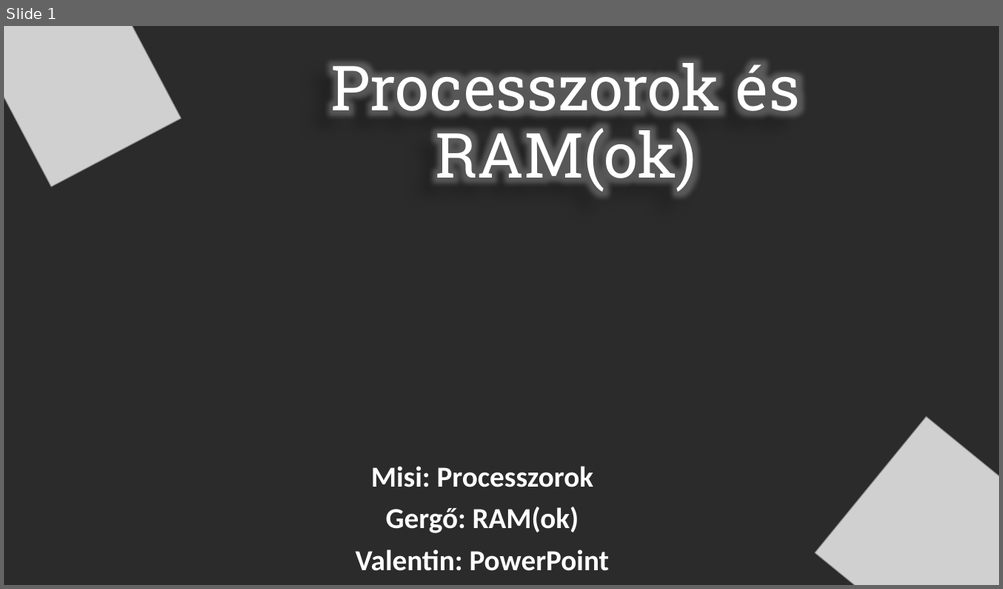
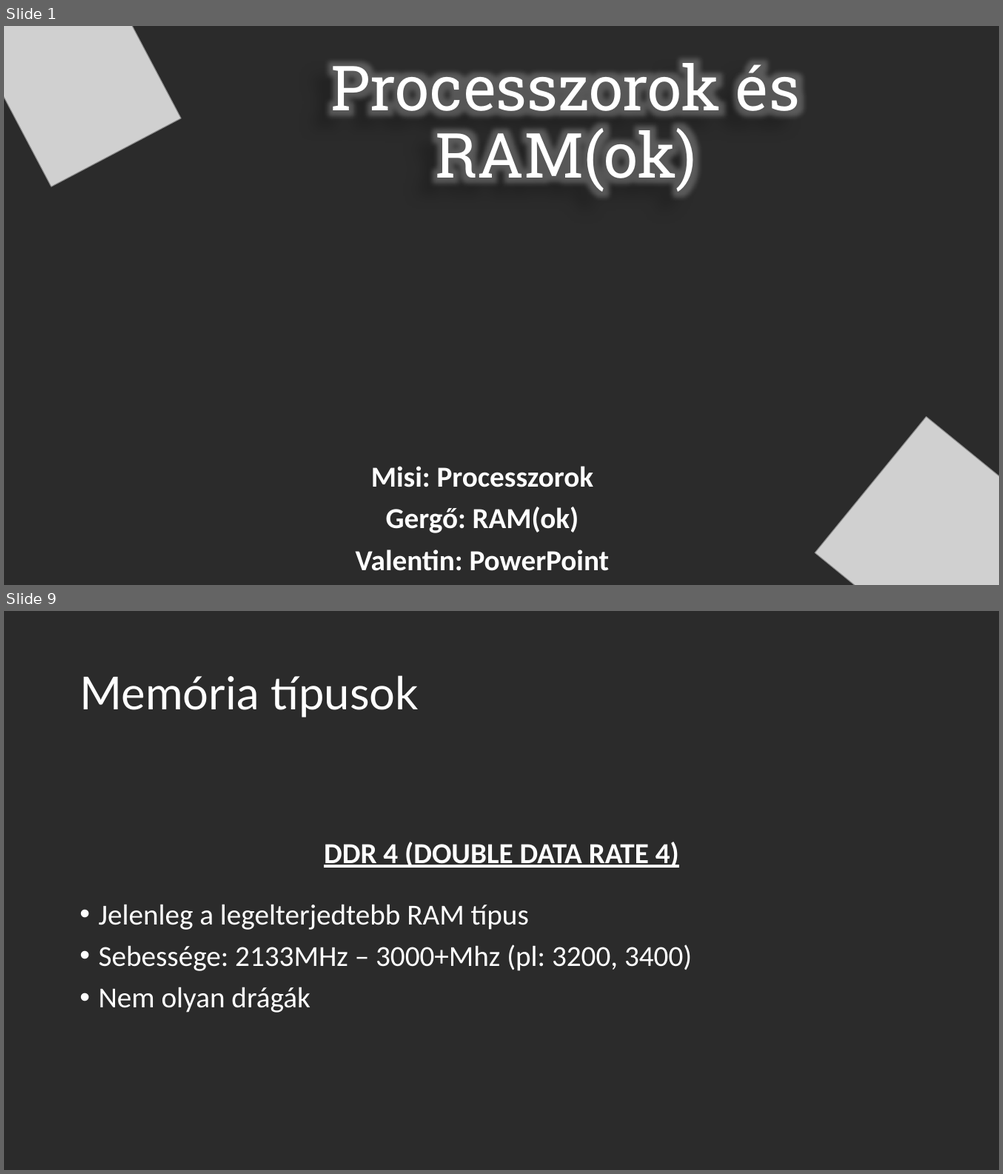
Before and after one commit to OsziMisi/Jozsika, a slide deck: processzor + memoria.pptx. Shown one above the other, each under a label of ours: slide 1 before the commit, slides 1 and 9 after it; the slides between them are not shown. The pictures are 1003x589 and 1003x1174 pixels, drawn with LibreOffice and Linux fonts; fonts in the diff are those of the drawing; grey boxes stand for pictures; background and template pictures are left out; a plain dark background stands for a picture behind light text. Boxes give left, top, right and bottom in pixels: in the first picture for what was removed or moved away, otherwise in the second. Text is boxed around its words. In the diff, an @@ line names an element or a change of style, - is before the commit and + after.

Commit message:
Információk a RAM típusokról 1. felvonás (PPT)

```diff
--- a/processzor + memoria.pptx
+++ b/processzor + memoria.pptx
@@ slide 9 added at (4, 611, 999, 1170), background picture (left out) @@
@@ title added at (79, 675, 418, 718), 44 pt, text #FFFFFF @@
+Memória típusok
@@ text added at (324, 842, 679, 868), 28 pt, text #FFFFFF, bold, underline @@
+DDR 4 (DOUBLE DATA RATE 4)
@@ text added at (99, 904, 691, 1013), 28 pt, text #FFFFFF @@
+• Jelenleg a legelterjedtebb RAM típus
+• Sebessége: 2133MHz – 3000+Mhz (pl: 3200, 3400)
+• Nem olyan drágák
```
Also in this commit, not shown: 7 other slides added.
